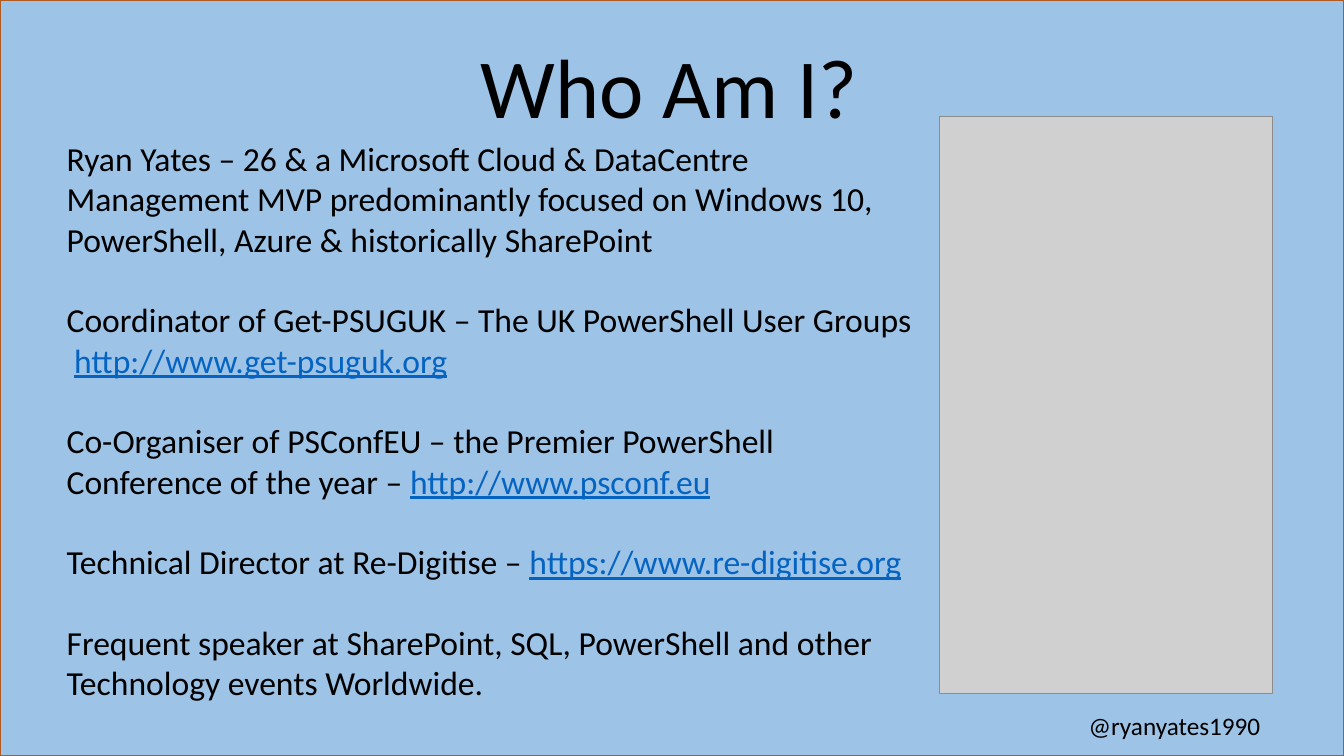
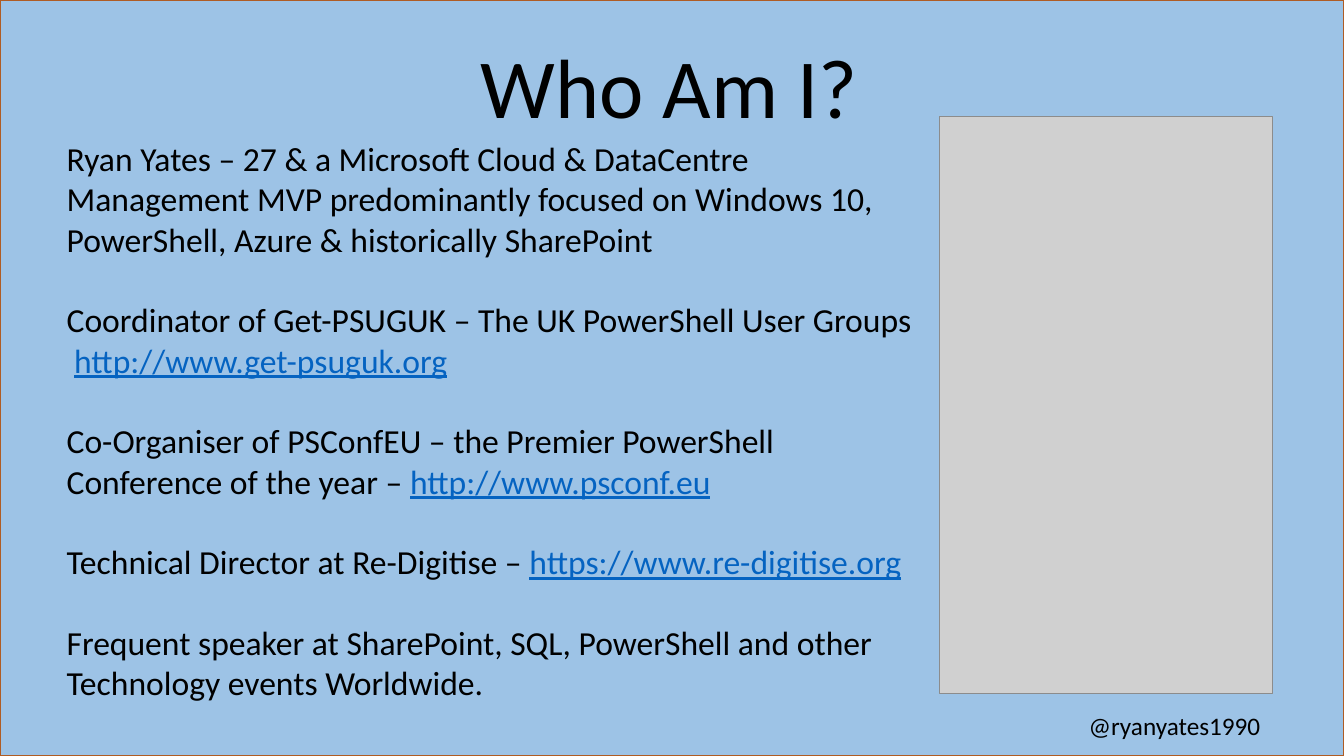
Before and after one commit to kilasuit/Presentations, a slide deck: slide 2 of Teaching The It Pro How to Dev/Teaching the ITPro how to Dev.pptx. Drawn at 1344x756 pixels with LibreOffice and Linux fonts; fonts in the diff are those of the drawing; grey boxes stand for pictures. Boxes give left, top, right and bottom in pixels: in the first picture for what was removed or moved away, otherwise in the second. Text is boxed around its words. In the diff, an @@ line names an element or a change of style, - is before the commit and + after.

Commit message:
Added new Presentation from March 2018 LonPSUG

```diff
--- a/Teaching The It Pro How to Dev/Teaching the ITPro how to Dev.pptx
+++ b/Teaching The It Pro How to Dev/Teaching the ITPro how to Dev.pptx
@@ text at (67, 147, 872, 258): text changed @@
-Ryan Yates – 26 & a Microsoft Cloud & DataCentre Management MVP predominantly focused on Windows 10, PowerShell, Azure & historically SharePoint
+Ryan Yates – 27 & a Microsoft Cloud & DataCentre Management MVP predominantly focused on Windows 10, PowerShell, Azure & historically SharePoint
```
Also in this commit, not shown: 27 other files.
